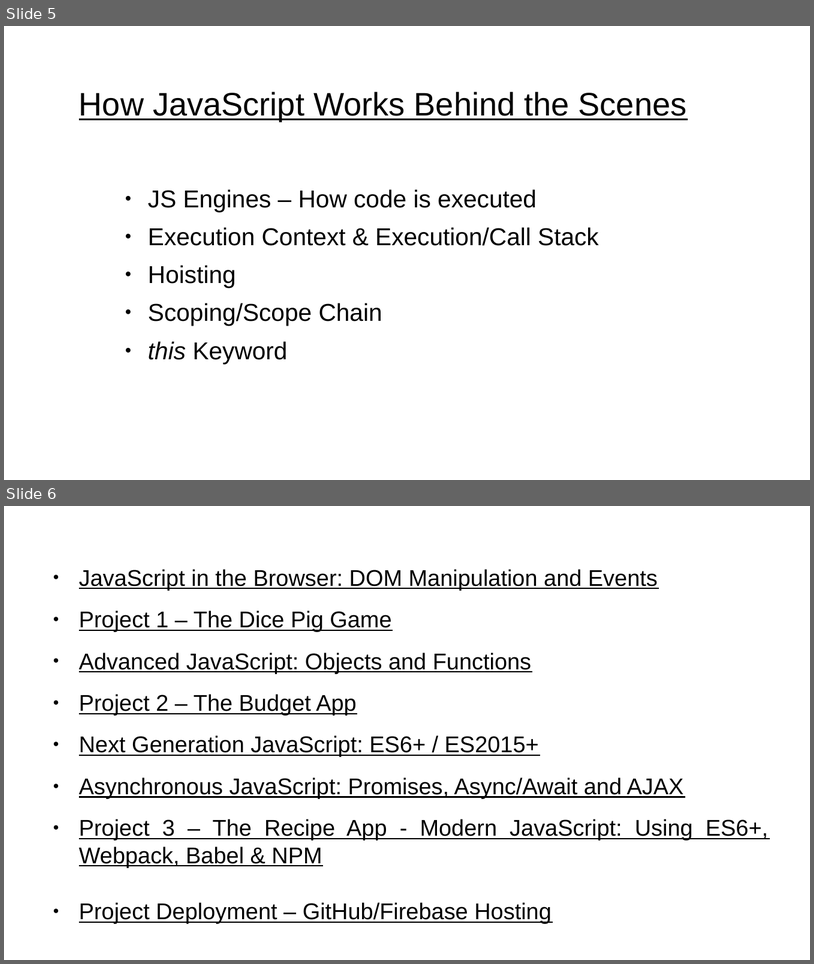
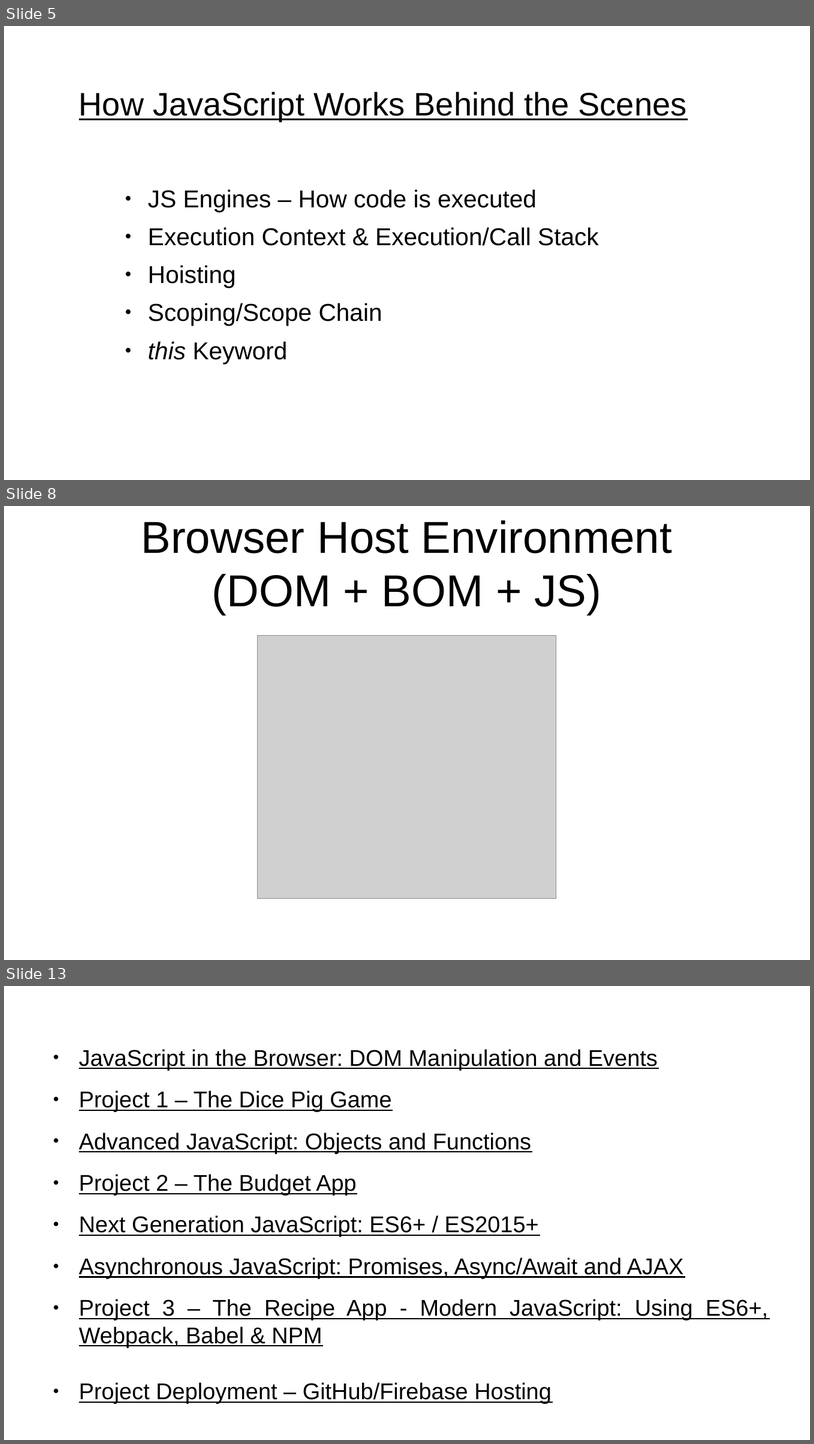
Before and after one commit to rajeshchauhan23102008/documents, a slide deck: src/courses/javascript/Javascript - No Theme.odp. Shown one above the other, each under a label of ours: slides 5 and 6 before the commit, slides 5, 8 and 13 after it; the slides between them are not shown. The pictures are 814x964 and 814x1444 pixels, drawn with LibreOffice and Linux fonts; fonts in the diff are those of the drawing; grey boxes stand for pictures. Boxes give left, top, right and bottom in pixels: in the first picture for what was removed or moved away, otherwise in the second. Text is boxed around its words. In the diff, an @@ line names an element or a change of style, - is before the commit and + after.

```diff
--- a/src/courses/javascript/Javascript - No Theme.odp
+++ b/src/courses/javascript/Javascript - No Theme.odp
@@ slide 8 added at bbox=[4, 506, 810, 960], background #FFFFFF @@
@@ title added at bbox=[141, 520, 672, 615], 44 pt, text #000000 @@
+Browser Host Environment
+(DOM + BOM + JS)
@@ picture added at bbox=[258, 636, 557, 899] @@
@@ what was slide 6 is now slide 13 @@
```
Also in this commit, not shown: 6 other slides added, 4 other files.
